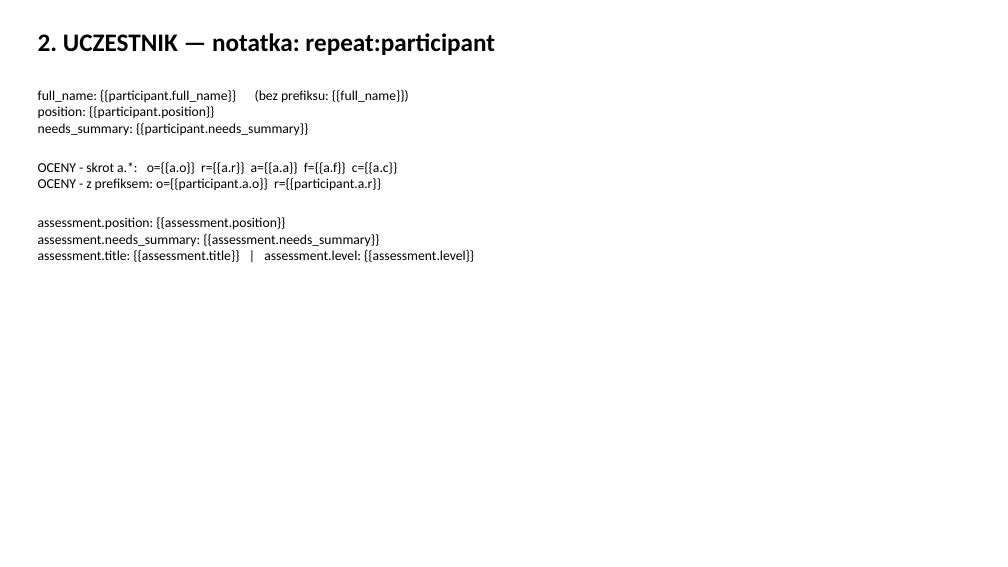
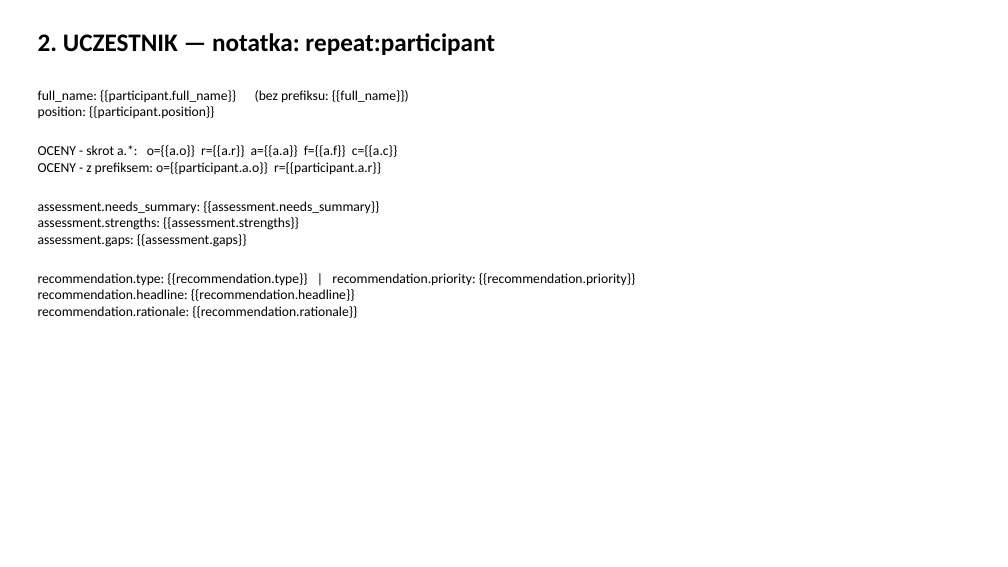
Before and after one commit to rafalgiemza/docker-postgresql-nocodb-n8n, a slide deck: slide 2 of docs/archive/fable/szablon_testowy.pptx. Drawn at 1008x567 pixels with LibreOffice and Linux fonts; fonts in the diff are those of the drawing. Boxes give left, top, right and bottom in pixels: in the first picture for what was removed or moved away, otherwise in the second. Text is boxed around its words. In the diff, an @@ line names an element or a change of style, - is before the commit and + after.

```diff
--- a/docs/archive/fable/szablon_testowy.pptx
+++ b/docs/archive/fable/szablon_testowy.pptx
@@ text at box(38, 123, 308, 136): paragraph removed @@
-needs_summary: {{participant.needs_summary}}
@@ text at box(38, 217, 285, 230): paragraph removed @@
-assessment.position: {{assessment.position}}
@@ text at box(38, 217, 636, 318): text changed @@
-assessment.title: {{assessment.title}} | assessment.level: {{assessment.level}}
+assessment.strengths: {{assessment.strengths}}
+assessment.gaps: {{assessment.gaps}}
+recommendation.type: {{recommendation.type}} | recommendation.priority: {{recommendation.priority}}
+recommendation.headline: {{recommendation.headline}}
+recommendation.rationale: {{recommendation.rationale}}
```
Also in this commit, not shown: 3 other slides changed, 1 slide added.
